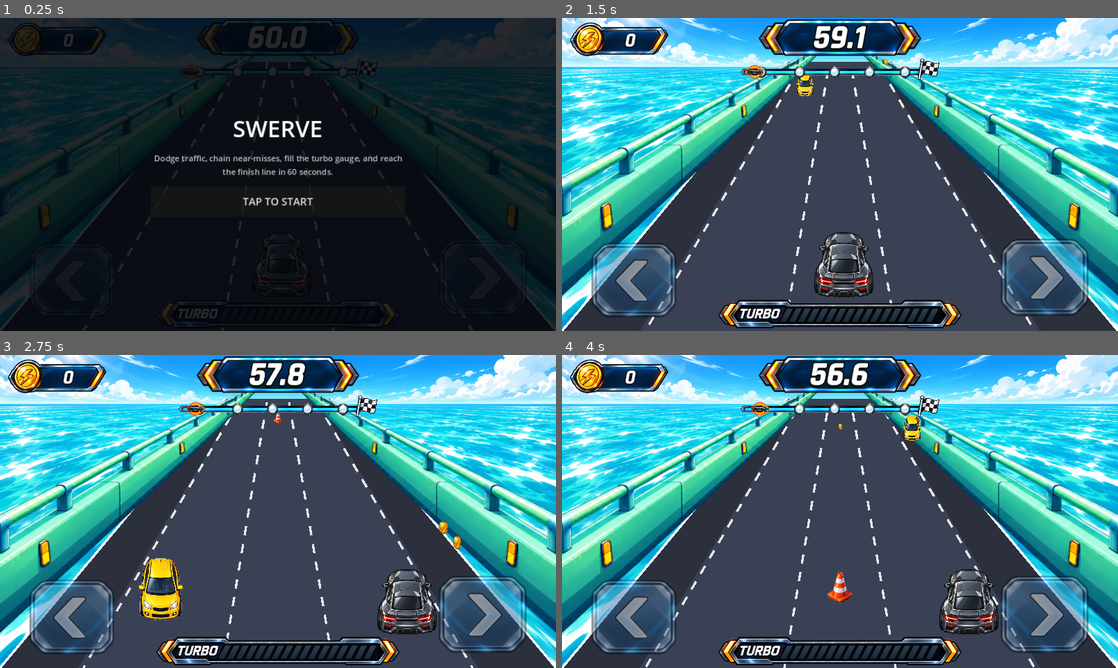
Above: before the commit, frames 1-4 (two rows, left to right).
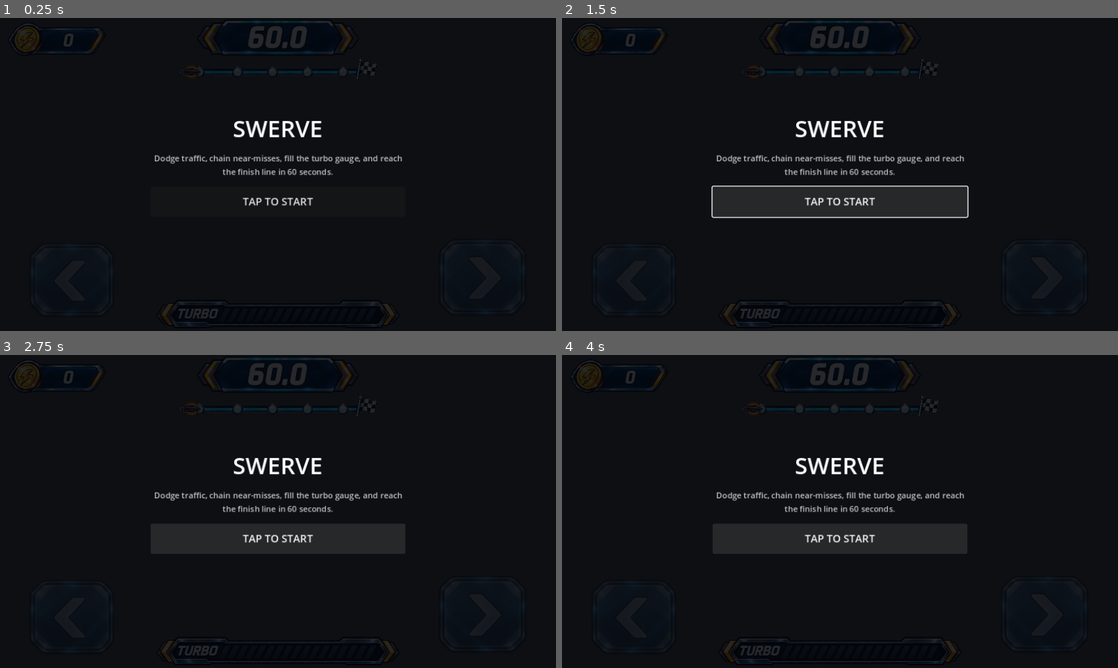
Above: after the commit, the same moments.

Repository: kjs8806/swerve
Game: Godot game, scene res://scenes/Main.tscn
Same seed, same stepped clock (60 frames per second), same inputs: the game is played once before the commit and once after it.
Inputs (mouse positions are in pixels of both pictures, inside the frame that each line leads up to):
- Up to frame 1 (0.25 s): no input
- Up to frame 2 (1.5 s): click "TAP TO START" at 0.5 s; click (840, 202) at 1.25 s, where only the run after the commit has a clickable "TAP TO START"
- Up to frame 3 (2.75 s): tap Enter at 2, 2.1 s; hold Right from 2.03 s (still down); tap Space at 2.27 s
- Up to frame 4 (4 s): release Right at 2.78 s; hold Left 2.78-3.53 s; tap Enter at 2.85, 3.6 s; tap Space at 3.02 s; hold Right from 3.53 s (still down)

The runs differ from the first frame. In frame 1, 15% of the frame differs, in the area x 0-100%, y 0-100%; in frame 2, 97%; in frame 3, 97%; in frame 4, 97%.
Error after the commit: Parse Error: Cannot infer the type of "x" variable because the value doesn't have a set type. (res://scripts/Race.gd:880)

Commit message:
Widen road horizon and animate guardrail motion

Diff:
--- a/godot/scripts/Race.gd
+++ b/godot/scripts/Race.gd
@@ -255,7 +255,7 @@
 	return pow(clampf(p, 0.0, 2.0), 1.35)
 
 func half_width_at(p: float) -> float:
-	var top_half := get_w() * 0.095
+	var top_half := get_w() * 0.16
 	var bot_half := get_w() * 0.50
 	return lerp(top_half, bot_half, ease_p(p))
 
@@ -815,11 +815,11 @@
 		var frac: float = LANE_EDGES[i]
 		var x0: float = cx + frac * half_width_at(0.0)
 		var x1: float = cx + frac * half_width_at(1.0)
-		_draw_dashed_line(Vector2(x0, hy), Vector2(x1, h), Color(1, 1, 1, 0.88), 4.0, 16.0, 15.0, fmod(road_scroll, 31.0))
+		_draw_dashed_line(Vector2(x0, hy), Vector2(x1, h), Color(1, 1, 1, 0.88), 4.0, 16.0, 15.0, 0.0)
 
 	draw_line(Vector2(cx - top_half, hy), Vector2(cx - bot_half, h), Color.WHITE, 4.0)
 	draw_line(Vector2(cx + top_half, hy), Vector2(cx + bot_half, h), Color.WHITE, 4.0)
-	draw_texture_rect(TEX_GUARDRAILS, Rect2(0, 0, w, h), false)
+	_draw_moving_guardrails(cx, hy, h)
 
 
 func _draw_sprite_centered(texture: Texture2D, pos: Vector2, scale: float) -> void:
@@ -874,31 +874,52 @@
 		draw_colored_polygon(pts, Color8(0x6b, 0x53, 0x3c))
 
 
-func _draw_guardrail(cx: float, hy: float, h: float, top_half: float, bot_half: float, side: float) -> void:
-	var rail_w_top := 5.0
-	var rail_w_bot := 16.0
-	var inner_top: float = top_half * side
-	var inner_bot: float = bot_half * side
-	var outer_top: float = inner_top + side * rail_w_top
-	var outer_bot: float = inner_bot + side * rail_w_bot
-	var poly := PackedVector2Array([
-		Vector2(cx + inner_top, hy), Vector2(cx + outer_top, hy),
-		Vector2(cx + outer_bot, h), Vector2(cx + inner_bot, h),
-	])
-	draw_colored_polygon(poly, Color8(0xd8, 0xdf, 0xe6))
-
-	var steps := 10
-	for i in range(steps):
-		var p0: float = float(i) / steps
-		var p1: float = float(i + 1) / steps
-		if i % 2 != 0:
-			continue
-		var s0 := scale_at(p0)
-		var y0 := row_y(p0)
-		var hw0: float = half_width_at(p0) * side + side * lerp(rail_w_top, rail_w_bot, ease_p(p0)) * 0.5
-		var post_w: float = maxf(2.0, 4.0 * s0)
-		var post_h: float = maxf(4.0, 10.0 * s0)
-		draw_rect(Rect2(cx + hw0 - post_w * 0.5, y0 - post_h, post_w, post_h), Color8(0xc0, 0x2c, 0x46))
+func _guardrail_point(cx: float, hy: float, h: float, p: float, side: float, outward: float = 0.0) -> Vector2:
+	var perspective := ease_p(p)
+	var gap := lerp(7.0, 24.0, perspective)
+	var x := cx + side * (half_width_at(p) + gap + outward)
+	var y := lerp(hy, h, perspective)
+	return Vector2(x, y)
+
+
+func _draw_moving_guardrails(cx: float, hy: float, h: float) -> void:
+	# The rail beams remain structurally continuous while their posts and amber
+	# reflectors advance toward the camera. This produces forward motion without
+	# scrolling the road's lane dividers.
+	const RAIL_SEGMENTS := 28
+	const POST_COUNT := 13
+	const POST_SCROLL_DISTANCE := 230.0
+	var phase := fmod(road_scroll / POST_SCROLL_DISTANCE, 1.0)
+
+	for side in [-1.0, 1.0]:
+		# Two cyan metallic beams follow the road perspective, separated from
+		# the white road edge so the ocean remains visible through the gap.
+		for i in range(RAIL_SEGMENTS):
+			var p0 := float(i) / RAIL_SEGMENTS
+			var p1 := float(i + 1) / RAIL_SEGMENTS
+			var perspective := ease_p((p0 + p1) * 0.5)
+			var width := lerp(2.5, 9.0, perspective)
+			var a0 := _guardrail_point(cx, hy, h, p0, side)
+			var a1 := _guardrail_point(cx, hy, h, p1, side)
+			var b0 := _guardrail_point(cx, hy, h, p0, side, lerp(5.0, 16.0, ease_p(p0)))
+			var b1 := _guardrail_point(cx, hy, h, p1, side, lerp(5.0, 16.0, ease_p(p1)))
+			draw_line(a0, a1, Color8(0x08, 0x3b, 0x57), width + 3.0, true)
+			draw_line(a0, a1, Color8(0x54, 0xe8, 0xe0), width, true)
+			draw_line(b0, b1, Color8(0x05, 0x2d, 0x48), maxf(2.0, width * 0.72) + 2.0, true)
+			draw_line(b0, b1, Color8(0x2b, 0xb9, 0xc7), maxf(2.0, width * 0.72), true)
+
+		for i in range(POST_COUNT):
+			var p := fmod(float(i) / POST_COUNT + phase, 1.0)
+			var perspective := ease_p(p)
+			var scale := lerp(0.38, 1.45, perspective)
+			var top := _guardrail_point(cx, hy, h, p, side, lerp(2.0, 8.0, perspective))
+			var bottom := top + Vector2(side * 3.0 * scale, 17.0 * scale)
+			draw_line(top, bottom, Color8(0x03, 0x25, 0x38), 7.0 * scale, true)
+			draw_line(top, bottom, Color8(0x35, 0xc9, 0xc7), 4.2 * scale, true)
+			var reflector_size := Vector2(5.0, 9.0) * scale
+			var reflector_pos := bottom - reflector_size * 0.5
+			draw_rect(Rect2(reflector_pos, reflector_size), Color8(0x45, 0x24, 0x08), true)
+			draw_rect(Rect2(reflector_pos + reflector_size * 0.18, reflector_size * 0.64), Color8(0xff, 0xb0, 0x18), true)
 
 
 func _ellipse_points(center: Vector2, rx: float, ry: float, segments: int = 16) -> PackedVector2Array:
